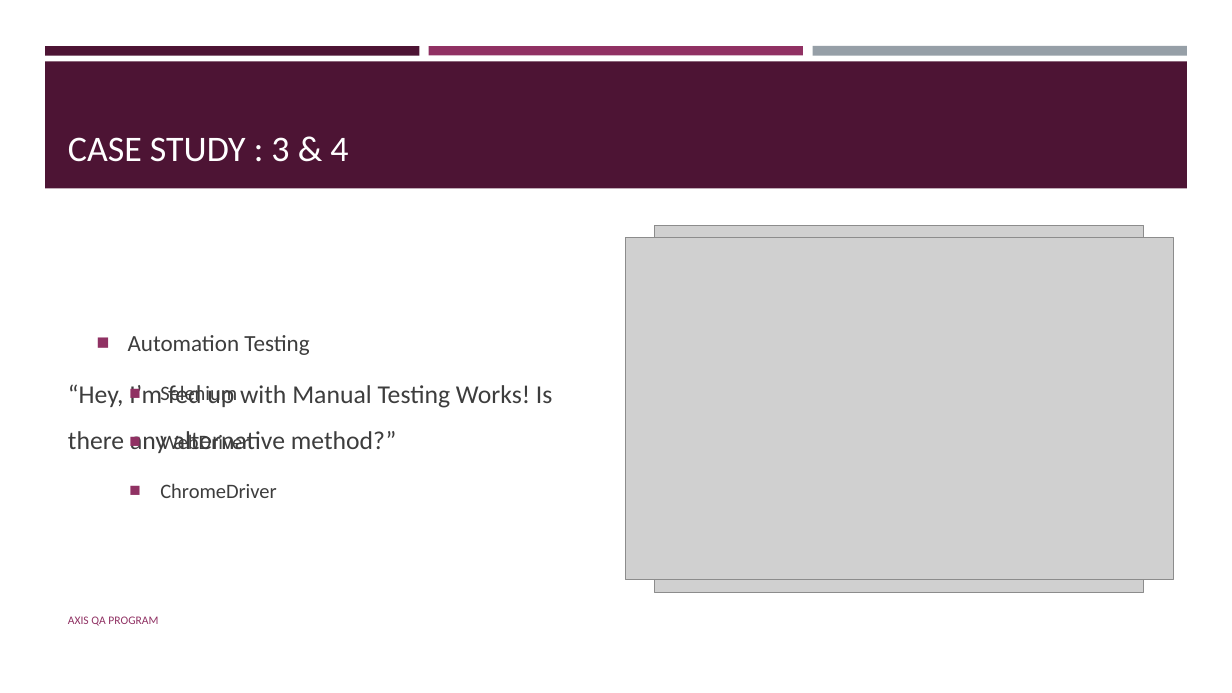
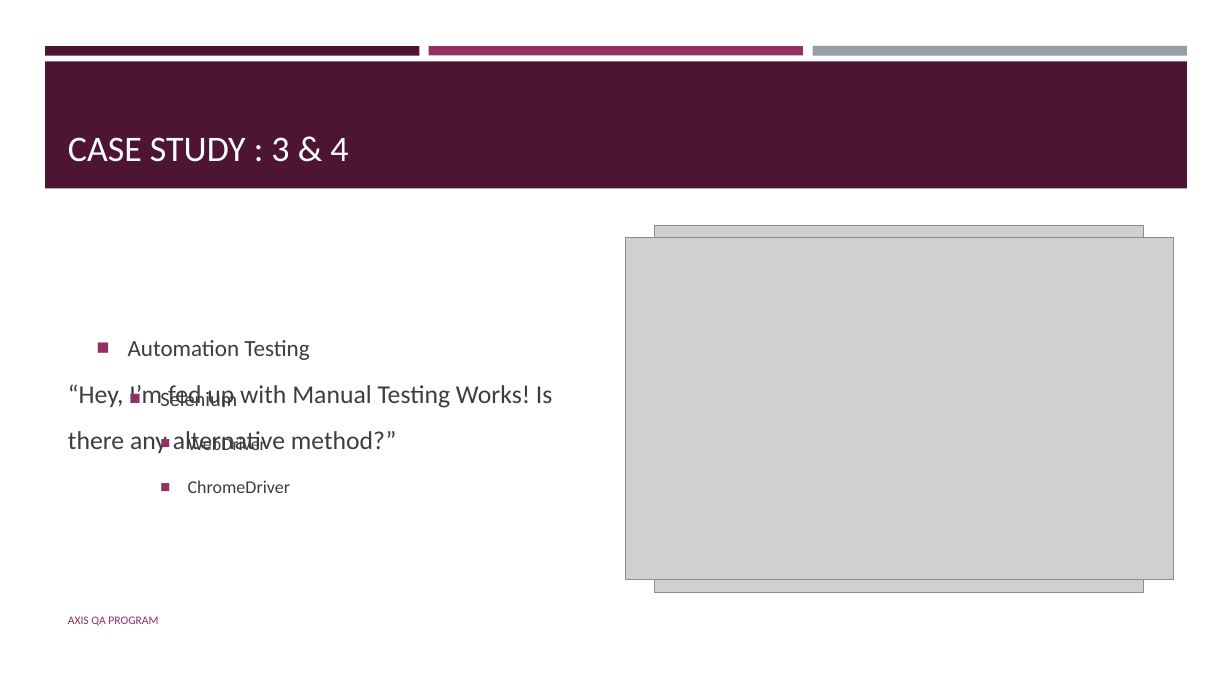
Before and after one commit to suyogwaghere/AxisBank_Case_Studies, a slide deck: slide 7 of PPT/Group 5 AXIS QA Capstone Project.pptx. Drawn at 1232x693 pixels with LibreOffice and Linux fonts; fonts in the diff are those of the drawing; grey boxes stand for pictures. Boxes give left, top, right and bottom in pixels: in the first picture for what was removed or moved away, otherwise in the second. Text is boxed around its words. In the diff, an @@ line names an element or a change of style, - is before the commit and + after.

```diff
--- a/PPT/Group 5 AXIS QA Capstone Project.pptx
+++ b/PPT/Group 5 AXIS QA Capstone Project.pptx
@@ text at (x1=188, y1=435, x2=290, y2=493): size 16 to 14 pt in "WebDriver", "ChromeDriver"; list level 2 to 3 in "WebDriver"; list level 2 to 3 in "ChromeDriver" @@
```
Also in this commit, not shown: 4 other slides changed.
